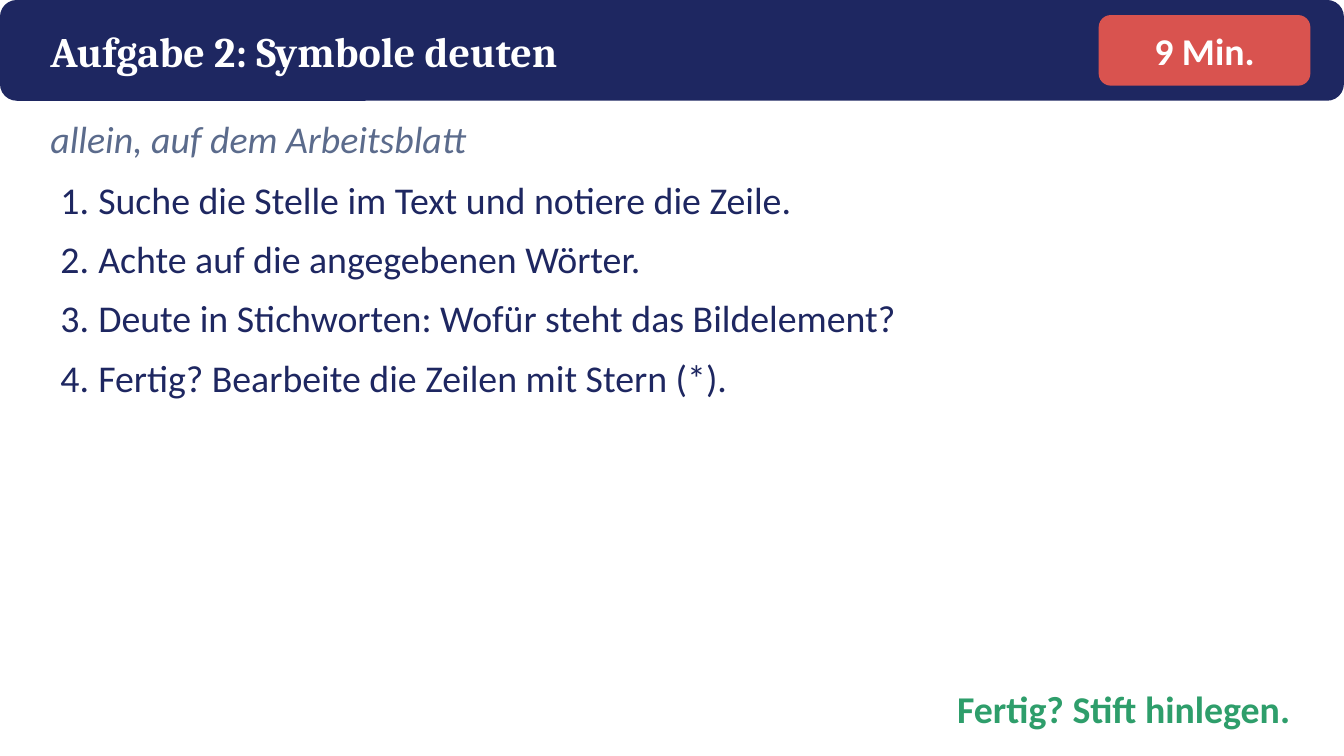
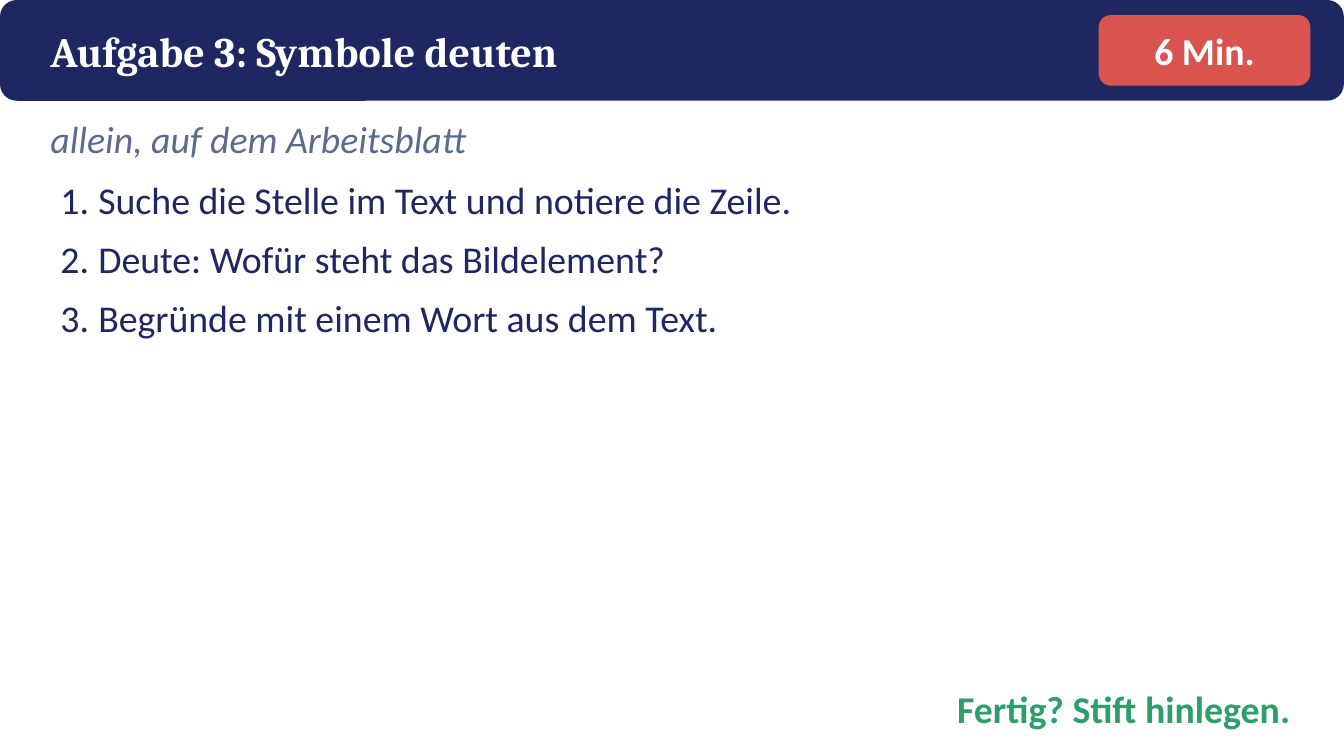
Before and after one commit to golzkonstantin-gif/Schule, a slide deck: slide 15 of Deutsch_11/Kafka_Vor_dem_Gesetz/Praesentation_Vor_dem_Gesetz.pptx (slide 13 before the commit). Drawn at 1344x756 pixels with LibreOffice and Linux fonts; fonts in the diff are those of the drawing. Boxes give left, top, right and bottom in pixels: in the first picture for what was removed or moved away, otherwise in the second. Text is boxed around its words. In the diff, an @@ line names an element or a change of style, - is before the commit and + after.

```diff
--- a/Deutsch_11/Kafka_Vor_dem_Gesetz/Praesentation_Vor_dem_Gesetz.pptx
+++ b/Deutsch_11/Kafka_Vor_dem_Gesetz/Praesentation_Vor_dem_Gesetz.pptx
@@ text at (50,37,558,77): text changed @@
-Aufgabe 2: Symbole deuten
+Aufgabe 3: Symbole deuten
@@ text at (1154,38,1255,66): text changed @@
-9 Min.
+6 Min.
@@ text at (98,246,717,339): text changed @@
-2. Achte auf die angegebenen Wörter.
-3. Deute in Stichworten: Wofür steht das Bildelement?
-4. Fertig? Bearbeite die Zeilen mit Stern (*).
+2. Deute: Wofür steht das Bildelement?
+3. Begründe mit einem Wort aus dem Text.
```
Also in this commit, not shown: 7 other slides changed, 10 slides added, 10 slides removed, 13 other files.
